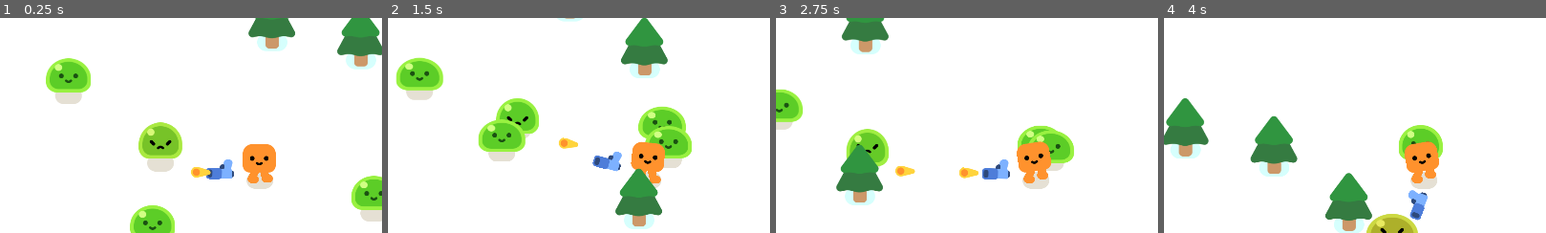
Above: before the commit, frames 1-4 (left to right).
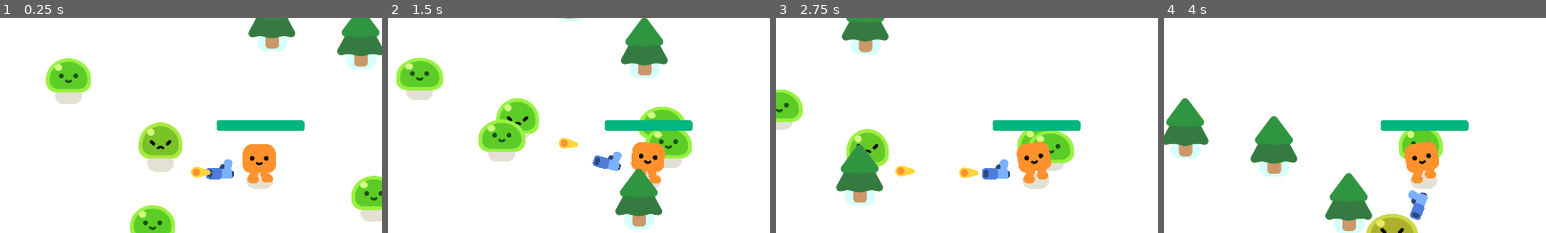
Above: after the commit, the same moments.

Repository: Tonykuang1028/FinalProject
Game: Godot game, scene res://survivors_game.tscn
Same seed, same stepped clock (60 frames per second), same inputs: the game is played once before the commit and once after it.
Inputs:
- Up to frame 1 (0.25 s): no input
- Up to frame 2 (1.5 s): hold D (move_right) 0.53-1.28 s; hold S (move_down) from 1.28 s (still down)
- Up to frame 3 (2.75 s): release S (move_down) at 2.03 s; hold D (move_right) from 2.03 s (still down)
- Up to frame 4 (4 s): release D (move_right) at 2.78 s; hold W (move_up) 2.78-3.53 s; hold A (move_left) from 3.53 s (still down)
The pictures show only the part of the screen within x 16-66%, y 13-63%; the shares and areas given below are measured in that part.

The runs differ from the first frame. In frame 1, 1.1% of the frame differs, in the area x 56-80%, y 47-53%; in frame 2, 1.1%; in frame 3, 1.1%; in frame 4, 1.1%.

Commit message:
created health bar

Diff:
--- a/player.gd
+++ b/player.gd
@@ -15,7 +15,7 @@
 	else:
 		$HappyBoo.play_idle_animation()
 
-	const DAMAGE_RATE = 500.0
+	const DAMAGE_RATE = 5.0
 	var overlapping_mobs = %HurtBox.get_overlapping_bodies()
 	if overlapping_mobs.size() > 0:
 		health -= DAMAGE_RATE * overlapping_mobs.size() * delta
--- a/player.tscn
+++ b/player.tscn
@@ -9,6 +9,20 @@
 
 [sub_resource type="CircleShape2D" id="CircleShape2D_v11ta"]
 radius = 38.0132
+
+[sub_resource type="StyleBoxFlat" id="StyleBoxFlat_3316x"]
+bg_color = Color(0.74902, 0, 0.192157, 1)
+corner_radius_top_left = 8
+corner_radius_top_right = 8
+corner_radius_bottom_right = 8
+corner_radius_bottom_left = 8
+
+[sub_resource type="StyleBoxFlat" id="StyleBoxFlat_s46gn"]
+bg_color = Color(0, 0.709804, 0.498039, 1)
+corner_radius_top_left = 8
+corner_radius_top_right = 8
+corner_radius_bottom_right = 8
+corner_radius_bottom_left = 8
 
 [node name="Player" type="CharacterBody2D"]
 script = ExtResource("1_p0vna")
@@ -36,3 +50,13 @@
 position = Vector2(-2, 1)
 shape = SubResource("CircleShape2D_v11ta")
 debug_color = Color(0.898039, 0.282353, 0.368627, 0.419608)
+
+[node name="ProgressBar" type="ProgressBar" parent="."]
+offset_left = -111.0
+offset_top = -144.0
+offset_right = 110.0
+offset_bottom = -117.0
+theme_override_styles/background = SubResource("StyleBoxFlat_3316x")
+theme_override_styles/fill = SubResource("StyleBoxFlat_s46gn")
+value = 100.0
+show_percentage = false
Not shown: 1 places in player.tscn that only renumber resources
